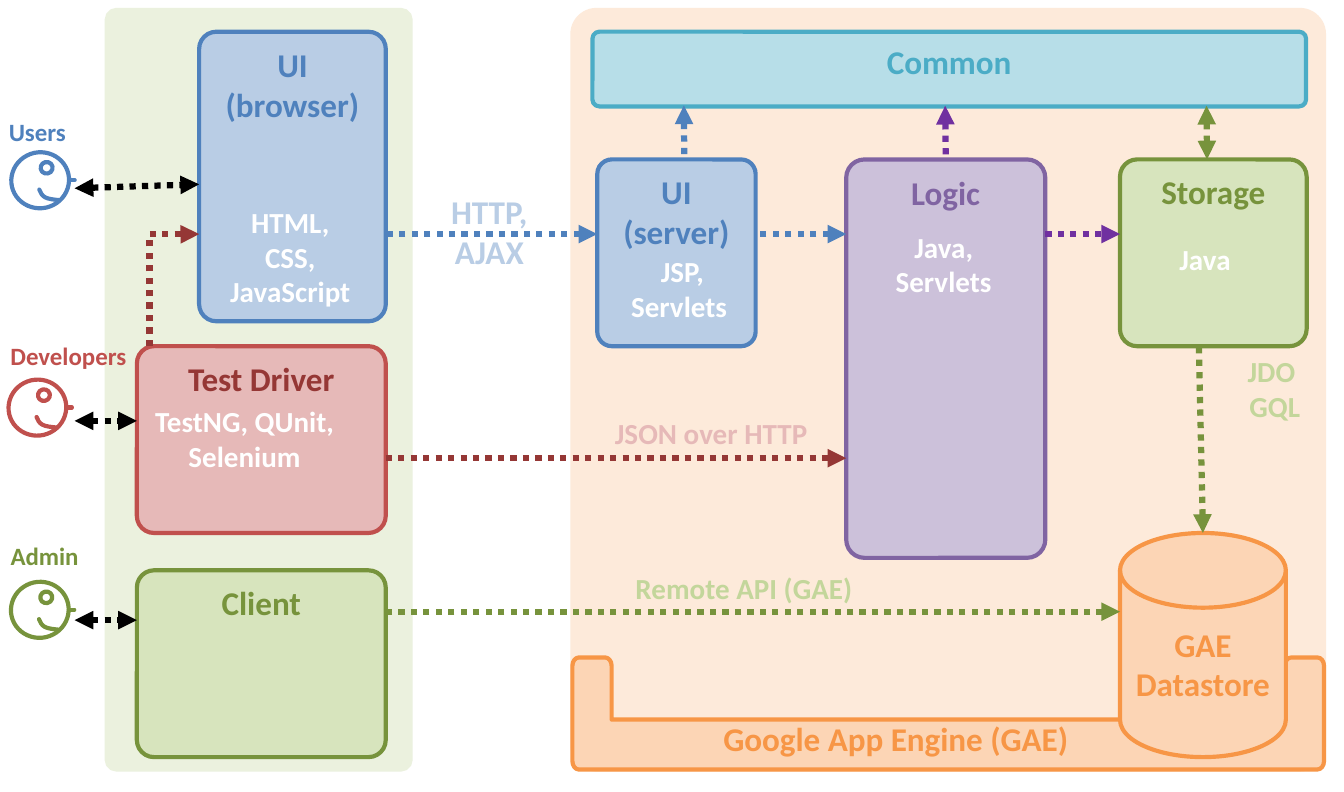
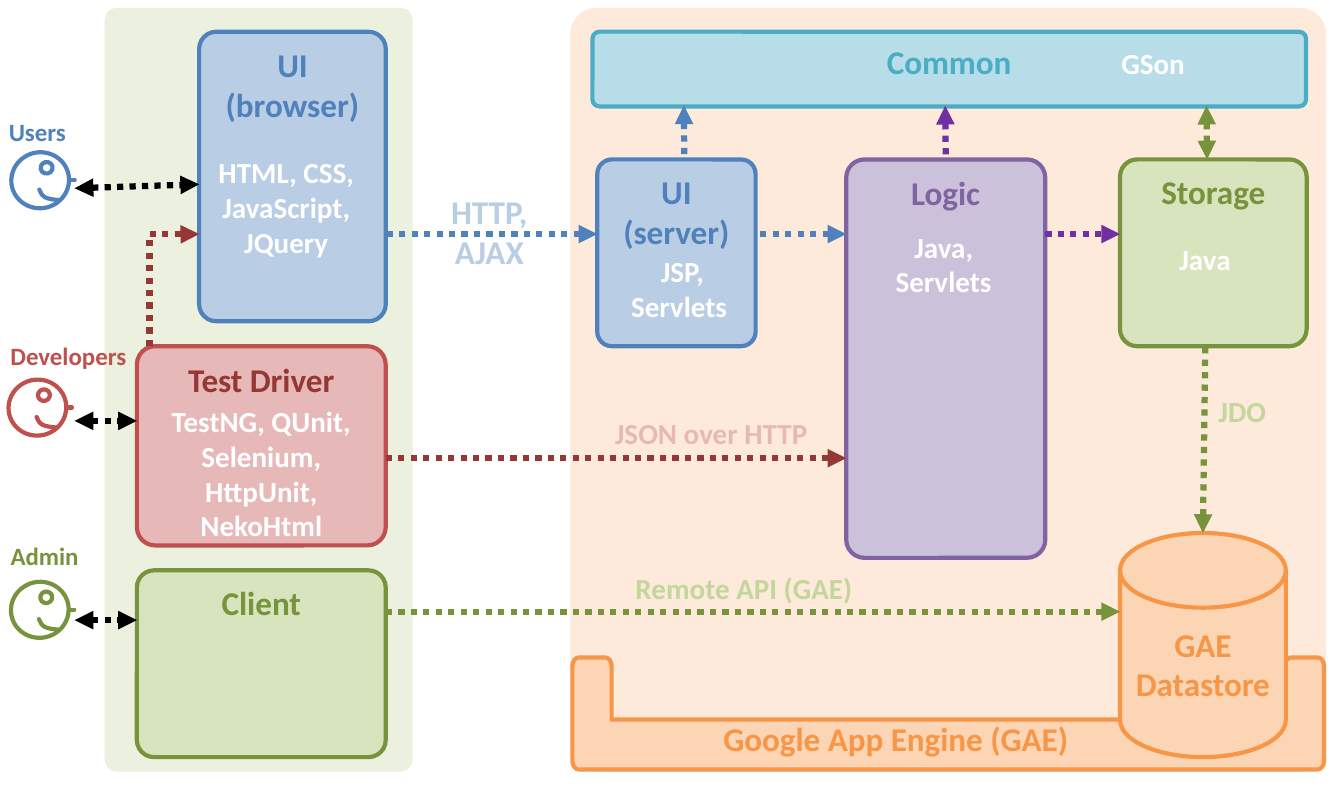
Before and after one commit to Nalinc/nalinchhibber-teammates, a slide deck: slide 1 of doc/diagrams/highlevelArchitecture.pptx. Drawn at 1344x792 pixels with LibreOffice and Linux fonts; fonts in the diff are those of the drawing. Boxes give left, top, right and bottom in pixels: in the first picture for what was removed or moved away, otherwise in the second. Text is boxed around its words. In the diff, an @@ line names an element or a change of style, - is before the commit and + after.

```diff
--- a/doc/diagrams/highlevelArchitecture.pptx
+++ b/doc/diagrams/highlevelArchitecture.pptx
@@ text added at (1121, 55, 1184, 74), 14 pt, text #FFFFFF, bold @@
+GSon
@@ text at (218, 164, 353, 257): text changed @@
-HTML, CSS, JavaScript
+HTML, CSS, JavaScript, JQuery
@@ rounded rectangle "Test Driver": place and size @@
-rounded rectangle "Test Driver" at (137, 346, 387, 533)
+rounded rectangle "Test Driver" at (137, 346, 387, 545)
@@ arrow moved from (1204, 533) - (1199, 346) to (1204, 533) - (1205, 346) @@
@@ text at (172, 412, 350, 536): text changed @@
-TestNG, QUnit, Selenium
+TestNG, QUnit, Selenium, HttpUnit, NekoHtml
@@ text at (1218, 403, 1266, 422): text changed @@
-JDO
-GQL
+JDO
```
Also in this commit, not shown: 23 other files.
